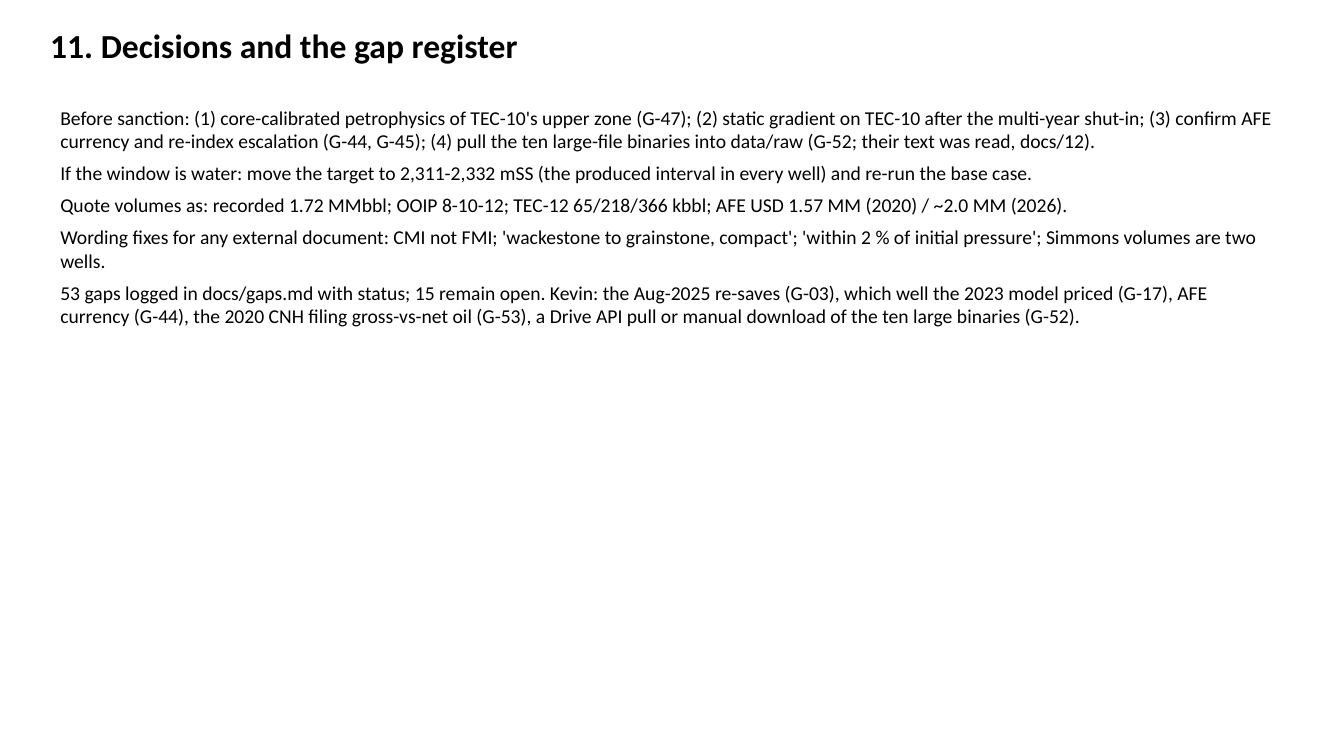
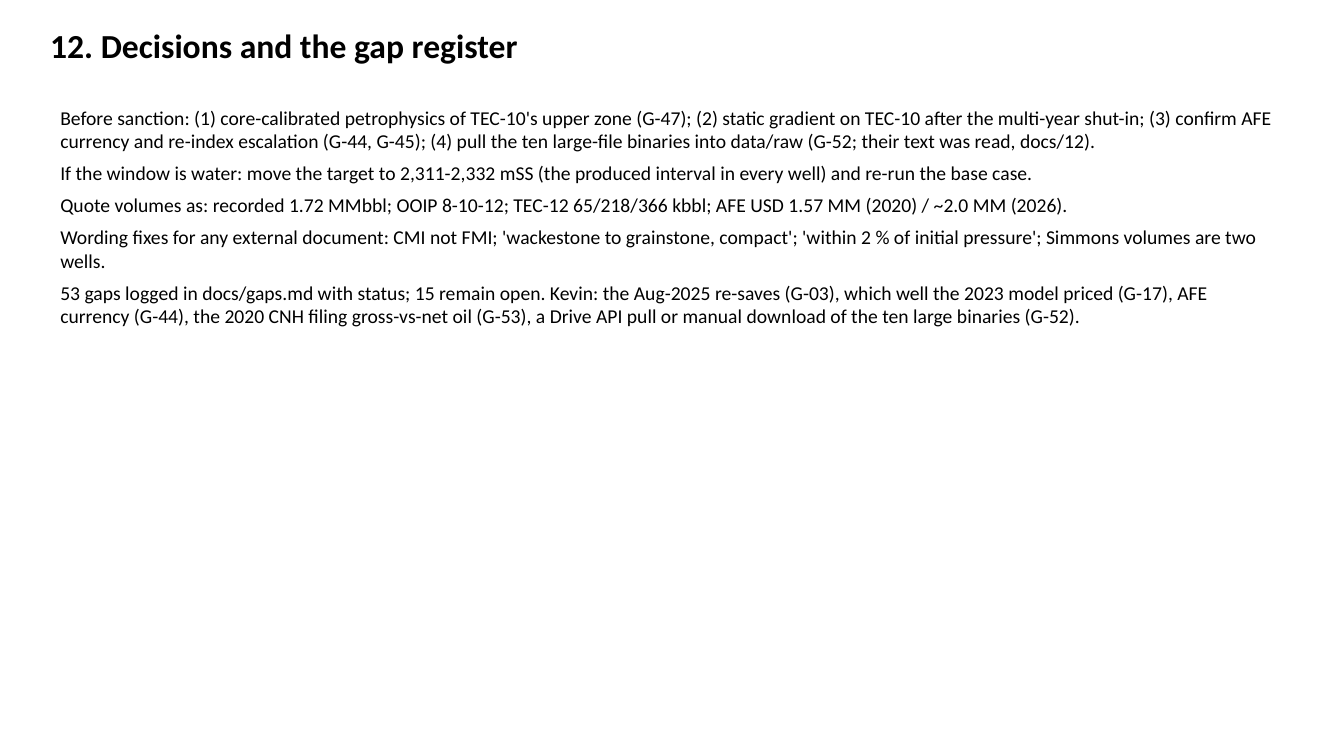
Before and after one commit to gunner1976/git_practice, a slide deck: slide 13 of docs/Tecolutla_TEC12_Handover.pptx (slide 12 before the commit). Drawn at 1344x756 pixels with LibreOffice and Linux fonts; fonts in the diff are those of the drawing. Boxes give left, top, right and bottom in pixels: in the first picture for what was removed or moved away, otherwise in the second. Text is boxed around its words. In the diff, an @@ line names an element or a change of style, - is before the commit and + after.

```diff
--- a/docs/Tecolutla_TEC12_Handover.pptx
+++ b/docs/Tecolutla_TEC12_Handover.pptx
@@ text at box(50, 34, 518, 64): text changed @@
-11. Decisions and the gap register
+12. Decisions and the gap register
```
Also in this commit, not shown: 1 slide added, 7 other files.
